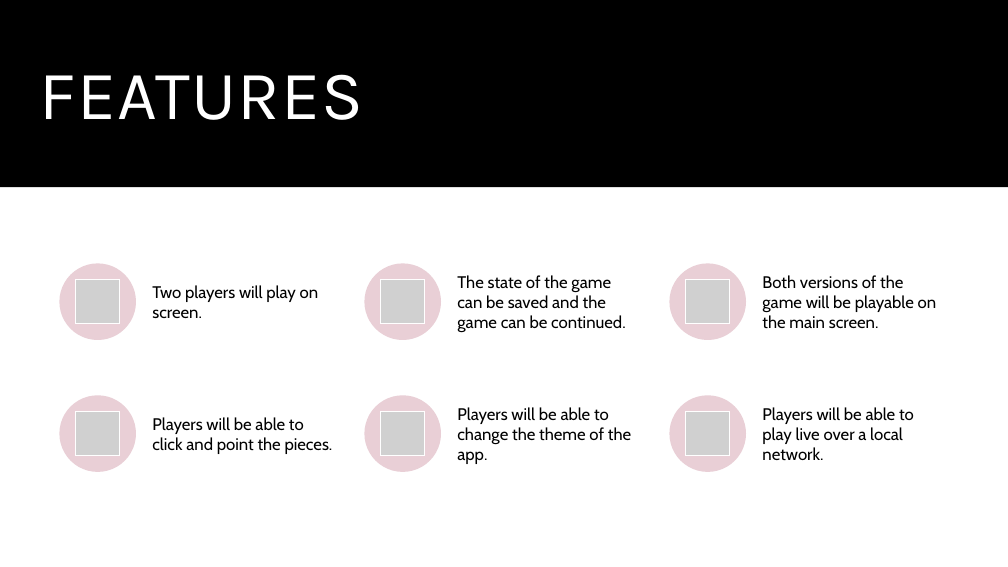
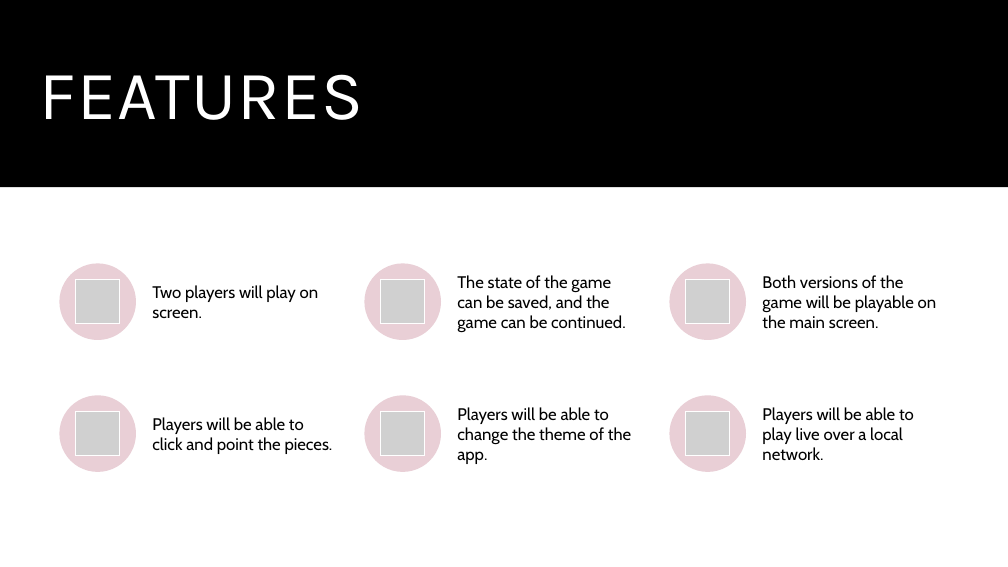
Before and after one commit to vinitop/workshop_team3, a slide deck: slide 5 of doc/checkers_game.pptx (slide 4 before the commit). Drawn at 1008x567 pixels with LibreOffice and Linux fonts; fonts in the diff are those of the drawing; grey boxes stand for pictures. Boxes give left, top, right and bottom in pixels: in the first picture for what was removed or moved away, otherwise in the second. Text is boxed around its words. In the diff, an @@ line names an element or a change of style, - is before the commit and + after.

```diff
--- a/doc/checkers_game.pptx
+++ b/doc/checkers_game.pptx
@@ text at [457, 275, 626, 332]: text changed @@
-The state of the game can be saved and the game can be continued.
+The state of the game can be saved, and the game can be continued.
```
Also in this commit, not shown: 1 slide added.
